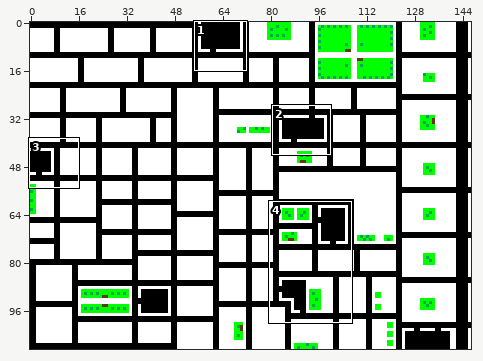
File history of a sprite sheet, Assets/Sprites/Maps/Hobo Ops map10.png. Above, an overview of the earlier version with the close-up marked.
Close-up. Old version:
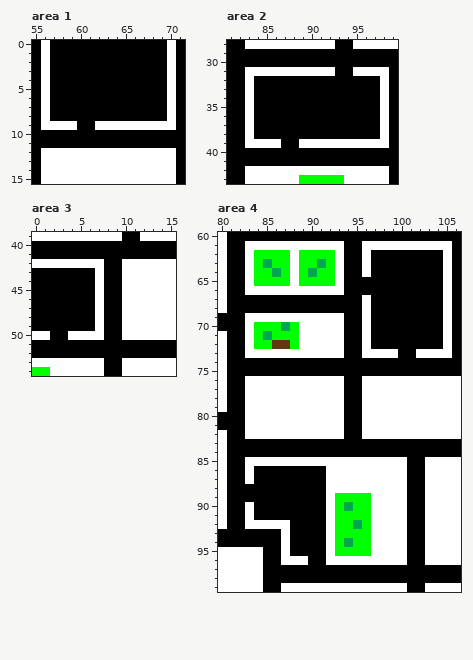
The file is 147x109 pixels. Shown: area 1: x 55..71, y 0..15; area 2: x 81..99, y 28..43; area 3: x 0..15, y 39..54; area 4: x 80..106, y 60..99. The commit also changed other parts of the picture, which this record leaves out.
The same view after the edit:
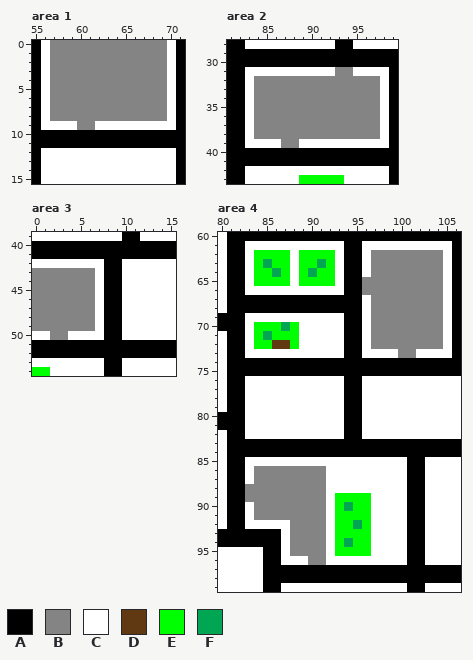
Palette (. is transparent): A #000000  B #848484  C #ffffff  D #603913  E #00ff00  F #00a651
Changes in this commit:
--- area 1
@@ x 55..71 @@
- 0 ACAAAAAAAAAAAAACA
- 1 ACAAAAAAAAAAAAACA
- 2 ACAAAAAAAAAAAAACA
- 3 ACAAAAAAAAAAAAACA
- 4 ACAAAAAAAAAAAAACA
- 5 ACAAAAAAAAAAAAACA
- 6 ACAAAAAAAAAAAAACA
- 7 ACAAAAAAAAAAAAACA
- 8 ACAAAAAAAAAAAAACA
- 9 ACCCCAACCCCCCCCCA
+ 0 ACBBBBBBBBBBBBBCA
+ 1 ACBBBBBBBBBBBBBCA
+ 2 ACBBBBBBBBBBBBBCA
+ 3 ACBBBBBBBBBBBBBCA
+ 4 ACBBBBBBBBBBBBBCA
+ 5 ACBBBBBBBBBBBBBCA
+ 6 ACBBBBBBBBBBBBBCA
+ 7 ACBBBBBBBBBBBBBCA
+ 8 ACBBBBBBBBBBBBBCA
+ 9 ACCCCBBCCCCCCCCCA
 10 AAAAAAAAAAAAAAAAA
--- area 2
@@ x 81..99 @@
 30 AAAAAAAAAAAAAAAAAAA
-31 AACCCCCCCCCCAACCCCA
-32 AACAAAAAAAAAAAAAACA
-33 AACAAAAAAAAAAAAAACA
-34 AACAAAAAAAAAAAAAACA
-35 AACAAAAAAAAAAAAAACA
-36 AACAAAAAAAAAAAAAACA
-37 AACAAAAAAAAAAAAAACA
-38 AACAAAAAAAAAAAAAACA
-39 AACCCCAACCCCCCCCCCA
+31 AACCCCCCCCCCBBCCCCA
+32 AACBBBBBBBBBBBBBBCA
+33 AACBBBBBBBBBBBBBBCA
+34 AACBBBBBBBBBBBBBBCA
+35 AACBBBBBBBBBBBBBBCA
+36 AACBBBBBBBBBBBBBBCA
+37 AACBBBBBBBBBBBBBBCA
+38 AACBBBBBBBBBBBBBBCA
+39 AACCCCBBCCCCCCCCCCA
 40 AAAAAAAAAAAAAAAAAAA
--- area 3
@@ x 0..8 @@
 42 CCCCCCCCA
-43 AAAAAAACA
-44 AAAAAAACA
-45 AAAAAAACA
-46 AAAAAAACA
-47 AAAAAAACA
-48 AAAAAAACA
-49 AAAAAAACA
-50 CCAACCCCA
+43 BBBBBBBCA
+44 BBBBBBBCA
+45 BBBBBBBCA
+46 BBBBBBBCA
+47 BBBBBBBCA
+48 BBBBBBBCA
+49 BBBBBBBCA
+50 CCBBCCCCA
 51 AAAAAAAAA
--- area 4
@@ x 94..106 @@
  61 AACCCCCCCCCCA
- 62 AACAAAAAAAACA
- 63 AACAAAAAAAACA
- 64 AACAAAAAAAACA
- 65 AAAAAAAAAAACA
- 66 AAAAAAAAAAACA
- 67 AACAAAAAAAACA
- 68 AACAAAAAAAACA
- 69 AACAAAAAAAACA
- 70 AACAAAAAAAACA
- 71 AACAAAAAAAACA
- 72 AACAAAAAAAACA
- 73 AACCCCAACCCCA
+ 62 AACBBBBBBBBCA
+ 63 AACBBBBBBBBCA
+ 64 AACBBBBBBBBCA
+ 65 AABBBBBBBBBCA
+ 66 AABBBBBBBBBCA
+ 67 AACBBBBBBBBCA
+ 68 AACBBBBBBBBCA
+ 69 AACBBBBBBBBCA
+ 70 AACBBBBBBBBCA
+ 71 AACBBBBBBBBCA
+ 72 AACBBBBBBBBCA
+ 73 AACCCCBBCCCCA
  74 AAAAAAAAAAAAA
@@ x 81..93 @@
  85 AACCCCCCCCCCC
- 86 AACAAAAAAAACC
- 87 AACAAAAAAAACC
- 88 AAAAAAAAAAACC
- 89 AAAAAAAAAAACE
- 90 AACAAAAAAAACE
- 91 AACAAAAAAAACE
- 92 AACCCCCAAAACE
- 93 AAAAAACAAAACE
- 94 AAAAAACAAAACE
- 95 CCCCAACAAAACE
- 96 CCCCAACCCAACC
+ 86 AACBBBBBBBBCC
+ 87 AACBBBBBBBBCC
+ 88 AABBBBBBBBBCC
+ 89 AABBBBBBBBBCE
+ 90 AACBBBBBBBBCE
+ 91 AACBBBBBBBBCE
+ 92 AACCCCCBBBBCE
+ 93 AAAAAACBBBBCE
+ 94 AAAAAACBBBBCE
+ 95 CCCCAACBBBBCE
+ 96 CCCCAACCCBBCC
  97 CCCCAAAAAAAAA
